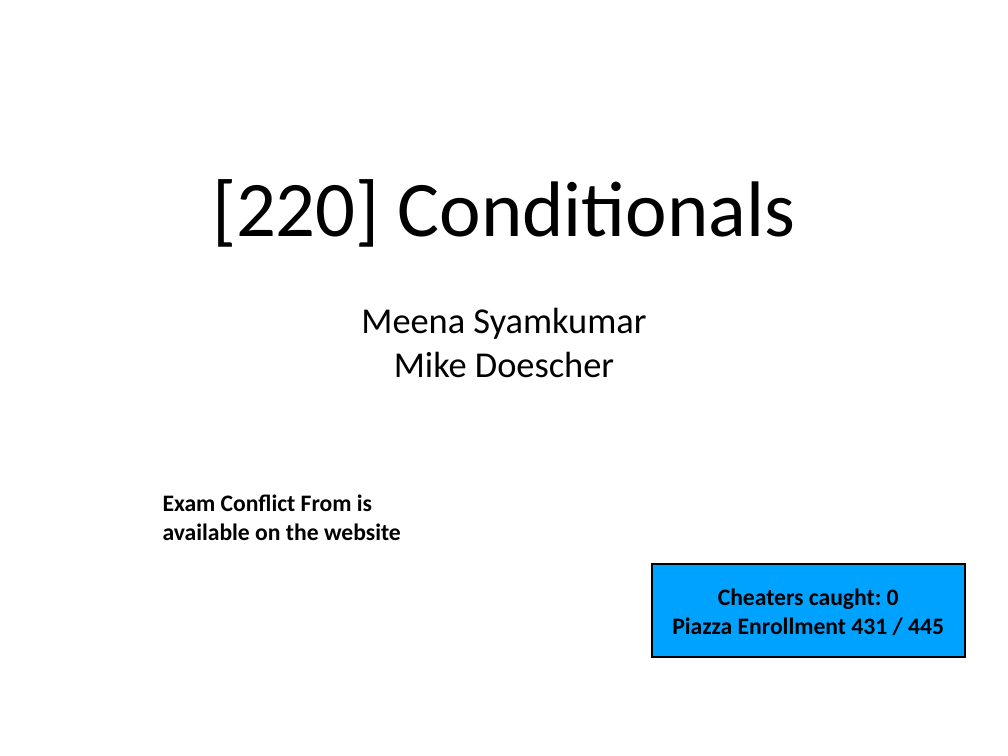
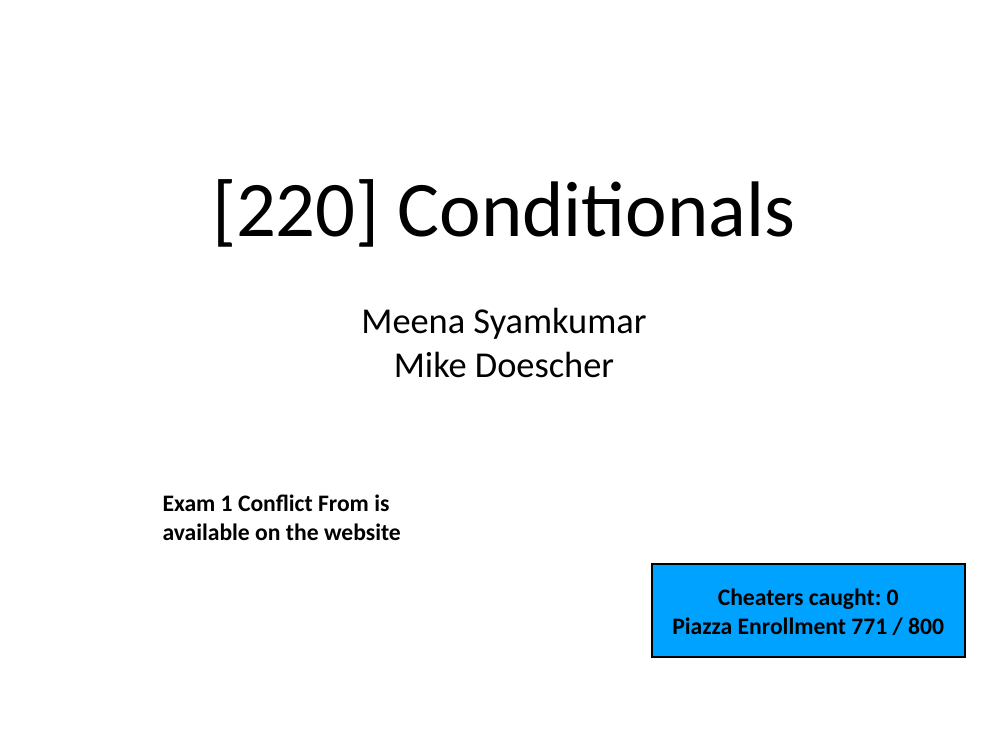
Before and after one commit to tylerharter/caraza-harter-com, a slide deck: slide 1 of tyler/meena/cs220/f20/materials/lec_08_F20.ppt. Drawn at 1008x756 pixels with LibreOffice and Linux fonts; fonts in the diff are those of the drawing. Boxes give left, top, right and bottom in pixels: in the first picture for what was removed or moved away, otherwise in the second. Text is boxed around its words. In the diff, an @@ line names an element or a change of style, - is before the commit and + after.

Commit message:
Releasing lec-8 slides

```diff
--- a/tyler/meena/cs220/f20/materials/lec_08_F20.ppt
+++ b/tyler/meena/cs220/f20/materials/lec_08_F20.ppt
@@ text at [163,494,401,540]: text changed @@
-Exam Conflict From is available on the website
+Exam 1 Conflict From is available on the website
@@ text in rectangle at [672,617,944,634]: text changed @@
-Piazza Enrollment 431 / 445
+Piazza Enrollment 771 / 800
```
Also in this commit, not shown: 7 other files.
